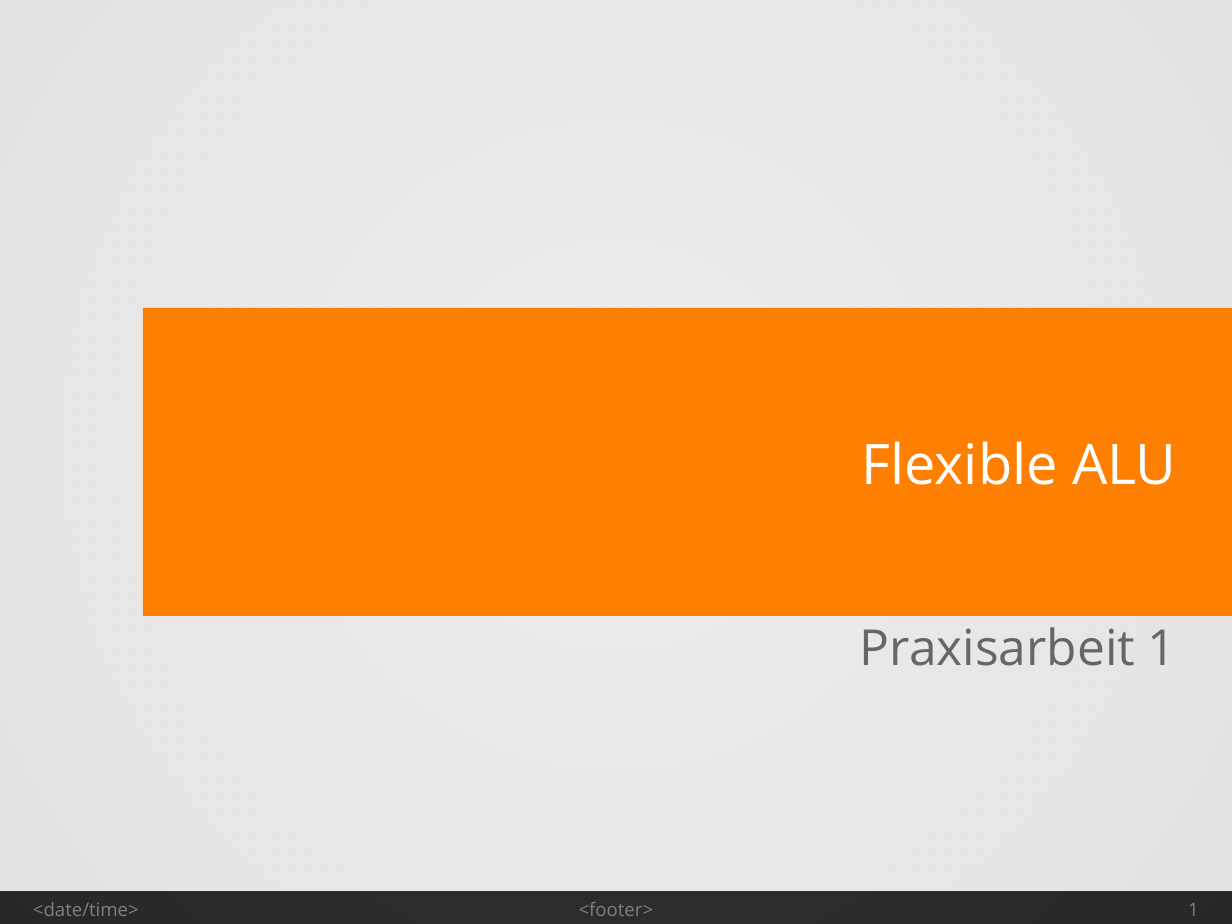
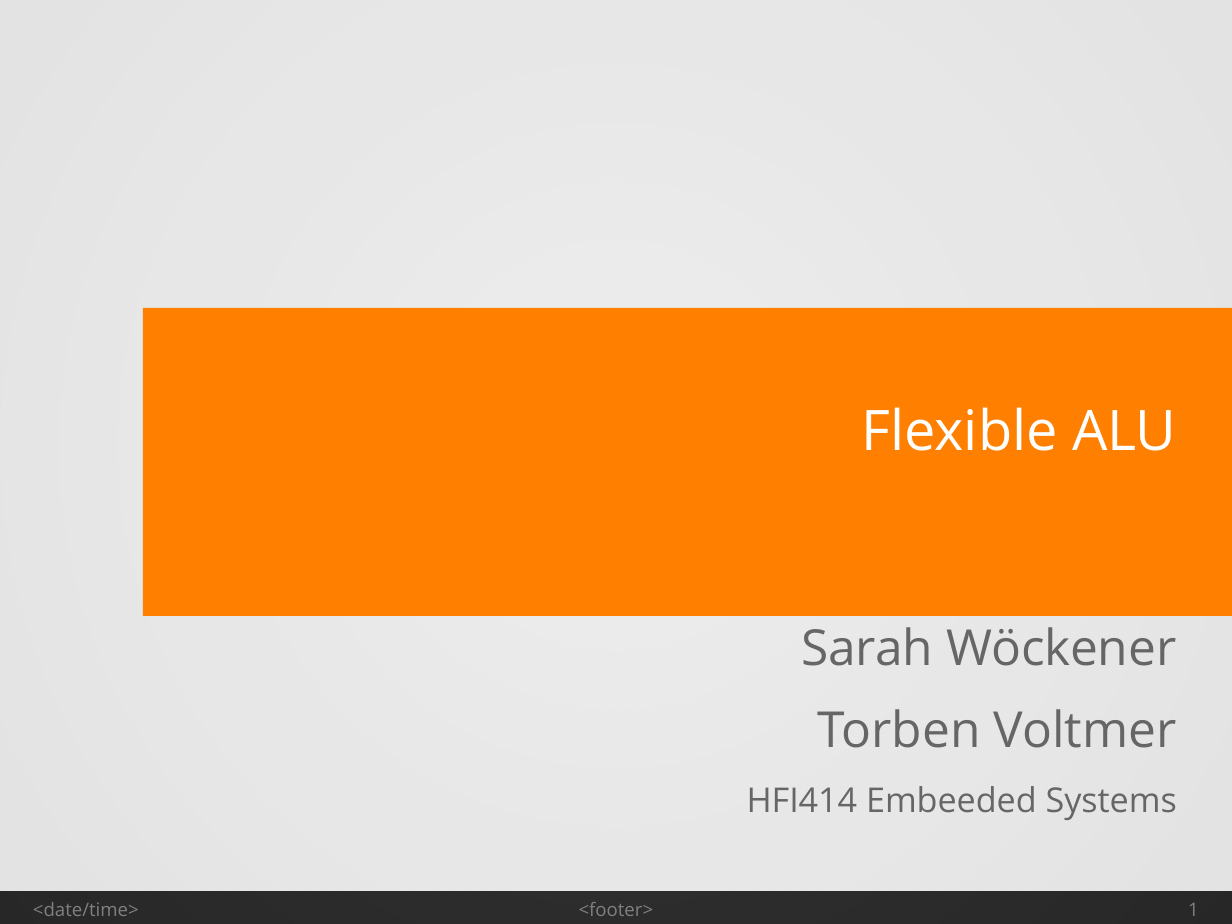
Before and after one commit to Geend/FHDWLogicWorksLib, a slide deck: slide 1 of alu-4/Spec/AluSpec.odp. Drawn at 1232x924 pixels with LibreOffice and Linux fonts; fonts in the diff are those of the drawing. Boxes give left, top, right and bottom in pixels: in the first picture for what was removed or moved away, otherwise in the second. Text is boxed around its words. In the diff, an @@ line names an element or a change of style, - is before the commit and + after.

```diff
--- a/alu-4/Spec/AluSpec.odp
+++ b/alu-4/Spec/AluSpec.odp
@@ title "Flexible ALU": place and size @@
-title "Flexible ALU" at (862, 441, 1176, 485)
+title "Flexible ALU" at (862, 407, 1176, 451)
@@ text at (747, 627, 1177, 820): text changed @@
-Praxisarbeit 1
+Sarah Wöckener
+Torben Voltmer
+HFI414 Embeeded Systems
```
Also in this commit, not shown: 6 other slides changed, 1 slide added, 1 slide removed.
